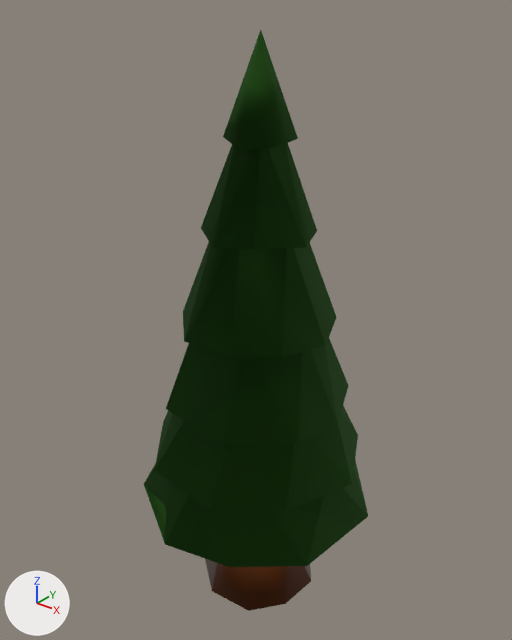
One commit to the FBX model Assets/models/PineTree-after.fbx: the scene before it, then after it.
Before and after are seen from a 50 mm camera at (0.1636, -0.1165, 0.0917) aimed at (0.0692, 0.0015, 0.0185). Arrows for +X, +Y and +Z are at lower left; the lights stay in place. Where no turn or scale is listed for an object, it has been applied to the vertices.
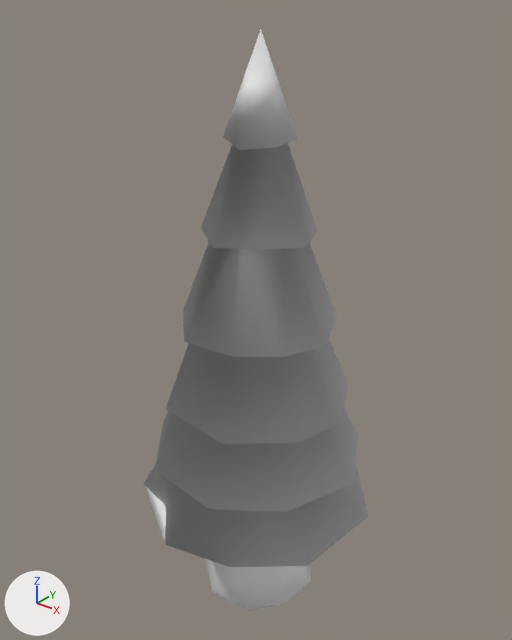
Changed parts and their boxes (x1, y1, x2, y2) in the pictures (512 x 640 px):
part 1 of me_mesh, recoloured
    both: (144, 30, 368, 567)
part 2 of me_mesh, recoloured (brown to grey)
    both: (205, 559, 311, 611)

Patch to the scene script:
```diff
--- a/Assets/models/PineTree-after.fbx.py
+++ b/Assets/models/PineTree-after.fbx.py
@@ me_mesh @@
 me_mesh.from_pydata(...)  # 117 vertices, 226 faces; spans x -0.0292..0.0276, y -0.0301..0.0276, z -0.0587..0.0825
 # used by ob_cylinder; location = (0.0718, 0.0, 0.0)
+# me_mesh part 1: all 178 faces that had it switch from mat_leaves (dark green #305c24) to no material
+# me_mesh part 2: all 48 faces that had it switch from mat_bark (brown #744022) to no material
```
